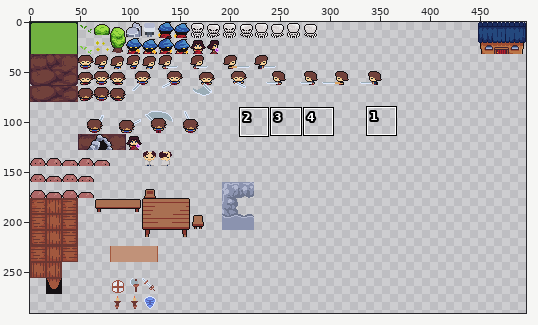
Edited in one commit: sprite sheet (assets/punarjeevan.png). The first picture is a wide view before the edit; the outline marks the close-up.
Close-up. The starting point:
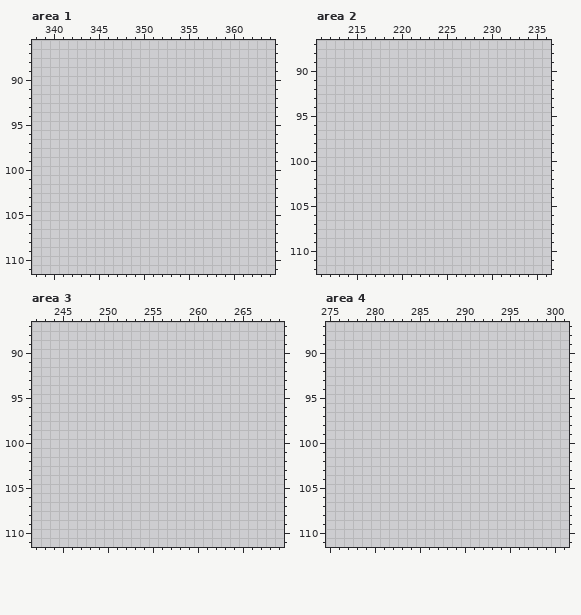
The file is 496x496 pixels. Colours within 5 levels of each other are drawn and written as one. Shown: area 1: x 338..364, y 86..111; area 2: x 211..236, y 87..112; area 3: x 242..269, y 87..111; area 4: x 275..301, y 87..111. The wide view leaves out empty margins. The commit also changed other parts of the picture, which this record leaves out.
The result:
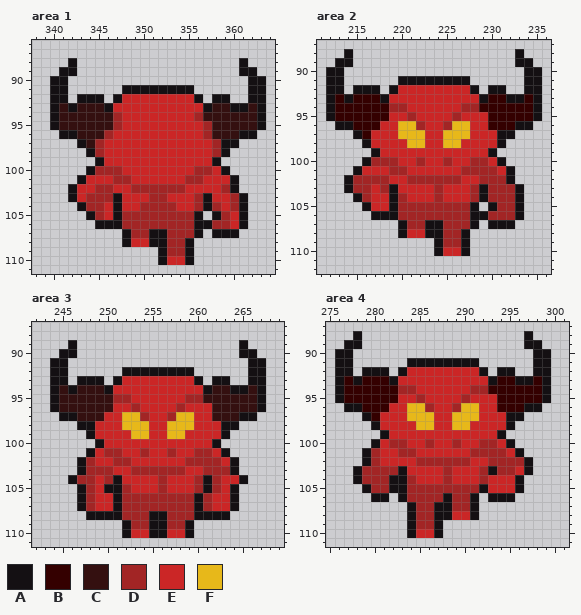
Palette (. is transparent): A #141013  B #340000  C #341010  D #a22525  E #cb2626  F #e7b81a
Diff:
Changed rows in their new state; - is an unchanged pixel.
Area 1:
first column x 340:
 88 --A------------------A--
 89 -AA------------------AA-
 90 AA--------------------AA
 91 AA------AAAAAAAA------AA
 92 AA-AAA-AEEEEEEEEA-AA--AA
 93 ACACCCAEEEEEEEEEEACCAACA
 94 ACCCCCCDEEEEEEEEDCCCCCCA
 95 ACCCCCCDEEEEEEEEEDCCCCCA
 96 -AACCCDEEEEEEEEEEDCCCAA-
 97 ---ACDEEEEEEEEEEEEDAA---
 98 ----ADEEEEEEEEEEEEDA----
 99 -----AEEEEEEEEEEEEA-----
100 ----ADDDEEEEEEEEDDEA----
101 ---AEEEDDEEEEEEDDEEEA---
102 --AEEDDEEDDDDDDEEEEDA---
103 --AEDDDAEEEDDEEEDAEEDA--
104 ---ADDEAEEDDDDEEDADEDA--
105 ----ADEADDDDDDDDA-ADEA--
106 -----AAADDDDDDDDAADDEA--
107 --------ADDAADDDA-AAA---
108 --------AEEAADDA--------
109 ------------ADDA--------
110 ------------AEEA--------
Area 2:
first column x 212:
 88 --A------------------A--
 89 -AA------------------AA-
 90 AA--------------------AA
 91 AA------AAAAAAAA------AA
 92 AA-AAA-AEEEEEEEEA-AA--AA
 93 ABABBBAEEEEEEEEEEABBAABA
 94 ABBBBBBDDEEEEEEDDBBBBBBA
 95 ABBBBBBEEDEEEEDEEEBBBBBA
 96 -AABBBEEFFDEEDFFEEBBBAA-
 97 ---ABEEEFFFEEFFFEEEAA---
 98 ----AEEEEFFEEFFEEEEA----
 99 -----AEEEEEEEEEEEEA-----
100 ----ADDDEEDEEDEEDDEA----
101 ---AEEEDDEEEEEEDDDDEA---
102 --ADDDDEEDDDDDDEEDDDA---
103 --ADDEDAEEEEDEEEDADDDA--
104 ---ADEEADEEEDEEEDADDDA--
105 ----AEEADDDDDDDDA-ADDA--
106 -----AAADDDDDDDDAADDDA--
107 --------ADDAADDDA-AAA---
108 --------AEEAADDA--------
109 ------------ADDA--------
110 ------------AEEA--------
Area 3:
first column x 244:
 89 --A------------------A--
 90 -AA------------------AA-
 91 AA--------------------AA
 92 AA------AAAAAAAA------AA
 93 AA-AAA-AEEEEEEEEA-AA--AA
 94 ACACCCAEEEEEEEEEEACCAACA
 95 ACCCCCCDDEEEEEEDDCCCCCCA
 96 ACCCCCCEEDEEEEDEEECCCCCA
 97 -AACCCEEFFDEEDFFEECCCAA-
 98 ---AAEEEFFFEEFFFEEEAA---
 99 ----AEEEEFFEEFFEEEEA----
100 -----AEEEEEEEEEEEEA-----
101 ----AEDDEEDEEDEEDDEA----
102 ---ADEEDDEEEEEEDDDDEA---
103 ---ADDDEEDDDDDDEEDDDA---
104 --ADDEDAEEEEDEEEDADEEA--
105 ---ADEAADEEEDEEEDADEA---
106 ---ADEEADDDDDDDDADEEA---
107 ---ADEEADDDDDDDDADEEA---
108 ----AAAADDDAADDDAAAA----
109 --------ADDAADDA--------
110 --------AEEAAEEA--------
Area 4:
first column x 276:
 88 --A------------------A--
 89 -AA------------------AA-
 90 AA--------------------AA
 91 AA------AAAAAAAA------AA
 92 AA-AAA-AEEEEEEEEA-AA--AA
 93 ABABBBAEEEEEEEEEEABBAABA
 94 ABBBBBBDDEEEEEEDDBBBBBBA
 95 ABBBBBBEEDEEEEDEEEBBBBBA
 96 -AABBBEEFFDEEDFFEEBBBAA-
 97 ---ABEEEFFFEEFFFEEEAA---
 98 ----AEEEEFFEEFFEEEEA----
 99 -----AEEEEEEEEEEEEA-----
100 ----AEDDEEDEEDEEDDEA----
101 ---ADEEDDEEEEEEDDDDEA---
102 ---ADEEEEDDDDDDEEDDDDA--
103 --ADDDDAEEEEDEEEDADDEA--
104 --ADDDAADEEEDEEEDEEEA---
105 ---ADDAADDDDDDDDAEEEA---
106 ----AA-ADDDDADDA-AAA----
107 --------ADDAADDA--------
108 --------ADDAAEEA--------
109 --------ADDA------------
110 --------AEEA------------
